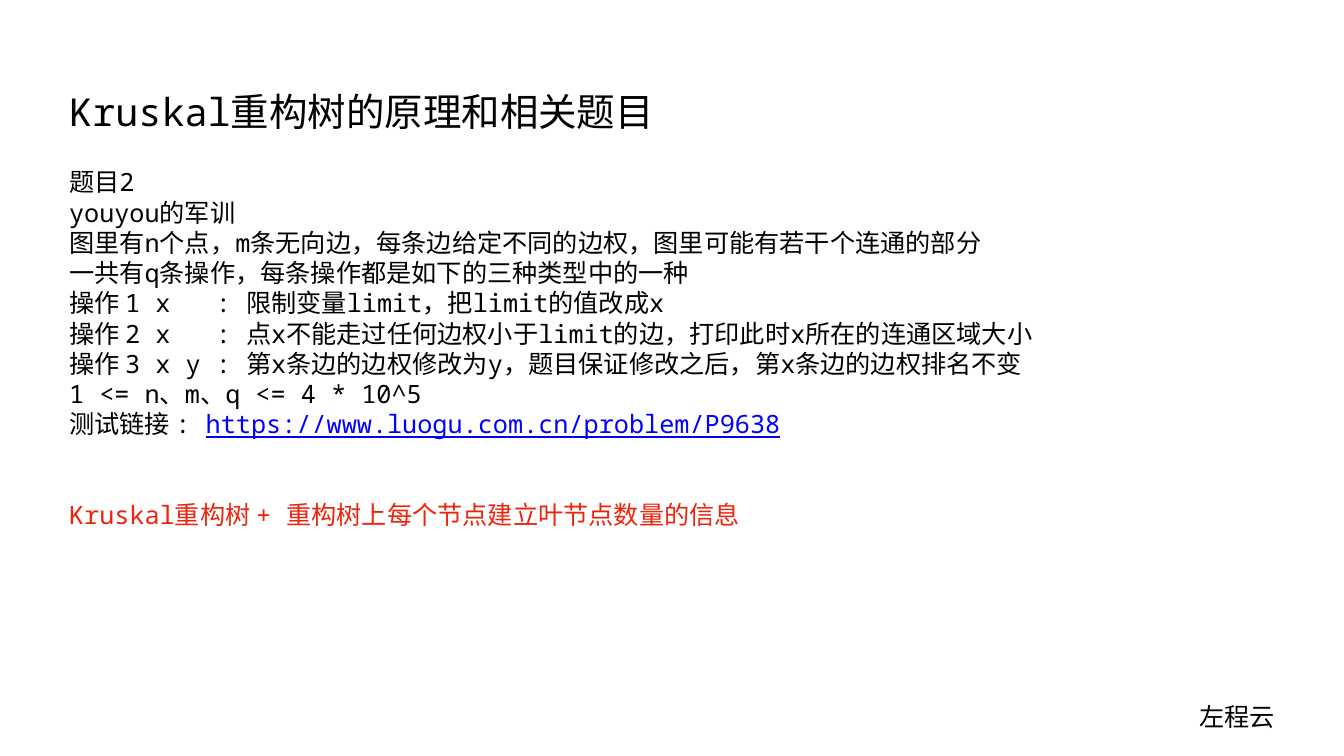
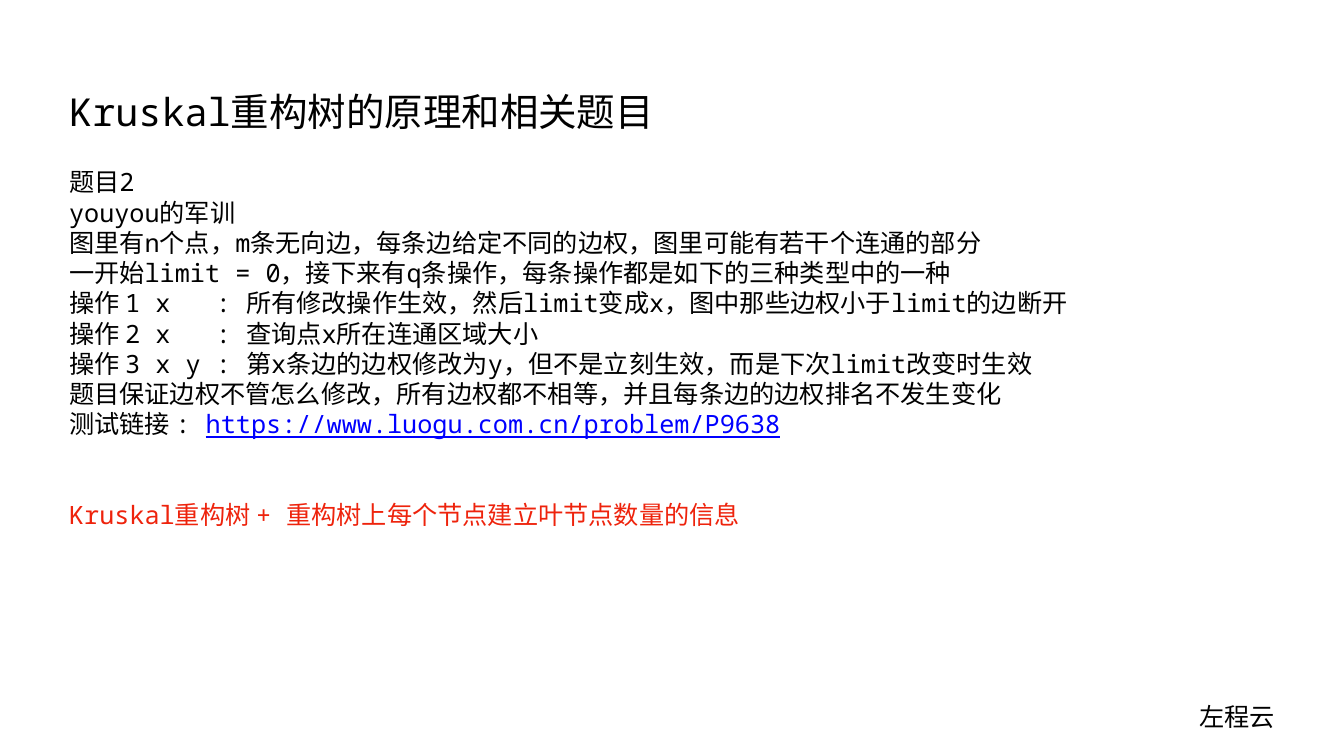
Before and after one commit to algorithmzuo/algorithm-journey, a slide deck: slide 5 of ppt/算法讲解164【挺难】Kruskal重构树的原理和相关题目.pptx. Drawn at 1344x756 pixels with LibreOffice and Linux fonts; fonts in the diff are those of the drawing. Boxes give left, top, right and bottom in pixels: in the first picture for what was removed or moved away, otherwise in the second. Text is boxed around its words. In the diff, an @@ line names an element or a change of style, - is before the commit and + after.

```diff
--- a/ppt/算法讲解164【挺难】Kruskal重构树的原理和相关题目.pptx
+++ b/ppt/算法讲解164【挺难】Kruskal重构树的原理和相关题目.pptx
@@ text at (69,260,1068,406): text changed @@
-一共有q条操作，每条操作都是如下的三种类型中的一种
-操作 1 x : 限制变量limit，把limit的值改成x
-操作 2 x : 点x不能走过任何边权小于limit的边，打印此时x所在的连通区域大小
-操作 3 x y : 第x条边的边权修改为y，题目保证修改之后，第x条边的边权排名不变
-1 <= n、m、q <= 4 * 10^5
+一开始limit = 0，接下来有q条操作，每条操作都是如下的三种类型中的一种
+操作 1 x : 所有修改操作生效，然后limit变成x，图中那些边权小于limit的边断开
+操作 2 x : 查询点x所在连通区域大小
+操作 3 x y : 第x条边的边权修改为y，但不是立刻生效，而是下次limit改变时生效
+题目保证边权不管怎么修改，所有边权都不相等，并且每条边的边权排名不发生变化
```
Also in this commit, not shown: 2 other files.
